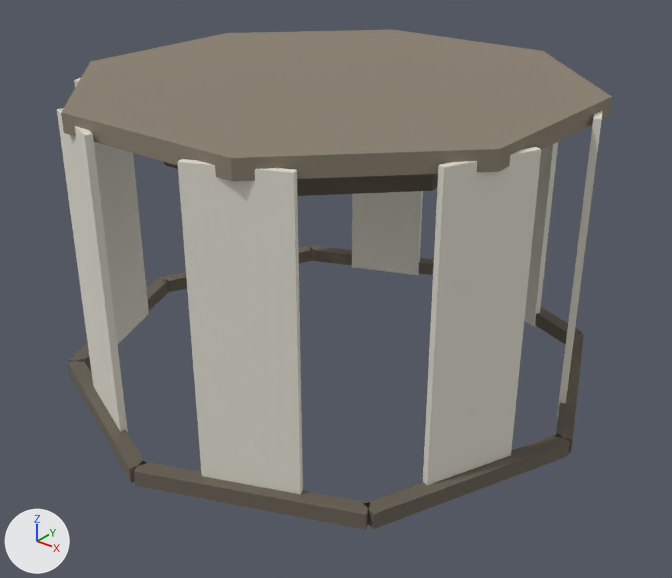
The glTF model src/main/resources/watch/models/cosmetics/walker/moth_veil.glb: old version first, new version second.
Both versions are drawn from a camera (50 mm lens) standing at (0.572, -0.709, 1.775) and looking at (0.02, -0.019, 1.347). The lights are fixed; the arrows at lower left show +X, +Y and +Z. The picture after the commit comes second. Vertices at exactly the same position are counted once.

The older version as bpy lines, for what is in view:
```python
me_moth_veil_head = bpy.data.meshes.new('moth_veil_head')
me_moth_veil_head.from_pydata(...)  # 160 vertices, 248 faces; spans x -0.289..0.289, y -0.289..0.289, z 1.244..1.563
# faces by material slot: [28, 124, 96]
me_moth_veil_head.materials.append(mat_moth_veil_trim)  # brown #8a8070
me_moth_veil_head.materials.append(mat_moth_veil_trim_dark)  # brown #6b6357
me_moth_veil_head.materials.append(mat_moth_veil_main)  # light grey #e4e0d4
ob_moth_veil_head = bpy.data.objects.new('moth_veil_head', me_moth_veil_head)
ob_moth_veil_head.location = (0.0, 0.0, 0.0)
```
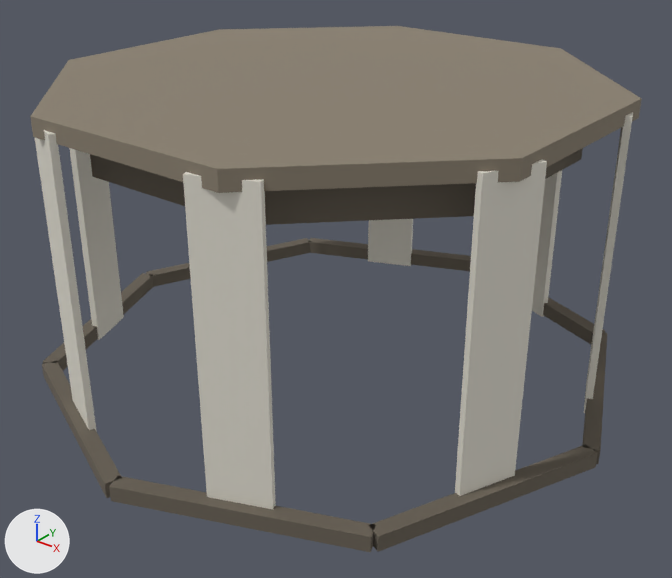
Pixel boxes [x1, y1, x2, y2] of what changed, in the pictures (672 x 578 px; the box of a moved part takes in the faces that stretch with it):
'moth_veil_head', reshaped (10% wider)
    before: [57, 30, 612, 530]
    after: [30, 26, 642, 552]
part 1 of me_moth_veil_head, moved or reshaped
    before: [61, 30, 612, 181]
    after: [30, 26, 642, 193]
part 2 of me_moth_veil_head, moved or reshaped
    before: [164, 162, 438, 196]
    after: [90, 148, 583, 225]
part 3 of me_moth_veil_head, moved or reshaped
    before: [535, 307, 582, 345]
    after: [543, 297, 605, 344]
part 4 of me_moth_veil_head, moved or reshaped
    before: [556, 333, 584, 453]
    after: [582, 332, 607, 464]
part 5 of me_moth_veil_head, moved or reshaped
    before: [364, 434, 570, 529]
    after: [369, 444, 598, 552]
part 6 of me_moth_veil_head, moved or reshaped
    before: [134, 461, 371, 530]
    after: [109, 476, 375, 552]
part 7 of me_moth_veil_head, moved or reshaped
    before: [68, 360, 145, 483]
    after: [42, 361, 121, 498]
part 8 of me_moth_veil_head, moved or reshaped
    before: [69, 279, 168, 369]
    after: [43, 273, 153, 371]
part 9 of me_moth_veil_head, moved or reshaped
    before: [160, 246, 313, 293]
    after: [146, 238, 310, 287]
part 10 of me_moth_veil_head, moved or reshaped
    before: [311, 246, 434, 275]
    after: [308, 238, 471, 271]
part 11 of me_moth_veil_head, moved or reshaped
    before: [57, 78, 603, 494]
    after: [35, 112, 633, 509]

The change, as a diff of the scene's bpy script:
```diff
--- a/src/main/resources/watch/models/cosmetics/walker/moth_veil.glb.py
+++ b/src/main/resources/watch/models/cosmetics/walker/moth_veil.glb.py
@@ me_moth_veil_head @@
 # used by ob_moth_veil_head; location = (0.0, 0.0, 0.0)
-me_moth_veil_head.from_pydata(...)  # 160 vertices, 248 faces; spans x -0.289..0.289, y -0.289..0.289, z 1.244..1.563
+me_moth_veil_head.from_pydata(...)  # 160 vertices, 248 faces; spans x -0.317..0.317, y -0.317..0.317, z 1.244..1.563
+# me_moth_veil_head part 1: the loose piece of 16 vertices spanning x -0.244..0.244, y -0.244..0.244, z 1.545..1.563 is scaled about its middle by (1.1, 1.1, 1)
+# me_moth_veil_head part 2: the loose piece of 16 vertices spanning x -0.163..0.163, y -0.163..0.163, z 1.502..1.554 is scaled about its middle by (1.38, 1.38, 1)
+# me_moth_veil_head part 3: the loose piece of 8 vertices spanning x -0.003..0.202, y 0.192..0.289, z 1.246..1.262 is scaled about the mesh origin by (1.1, 1.1, 1)
+# me_moth_veil_head part 4: the loose piece of 8 vertices spanning x 0.192..0.289, y -0.003..0.202, z 1.246..1.262 is scaled about the mesh origin by (1.1, 1.1, 1)
+# me_moth_veil_head part 5: the loose piece of 8 vertices spanning x 0.192..0.289, y -0.202..0.003, z 1.246..1.262 is scaled about the mesh origin by (1.1, 1.1, 1)
+# me_moth_veil_head part 6: the loose piece of 8 vertices spanning x -0.003..0.202, y -0.289..-0.192, z 1.246..1.262 is scaled about the mesh origin by (1.1, 1.1, 1)
+# me_moth_veil_head part 7: the loose piece of 8 vertices spanning x -0.202..0.003, y -0.289..-0.192, z 1.246..1.262 is scaled about the mesh origin by (1.1, 1.1, 1)
+# me_moth_veil_head part 8: the loose piece of 8 vertices spanning x -0.289..-0.192, y -0.202..0.003, z 1.246..1.262 is scaled about the mesh origin by (1.1, 1.1, 1)
+# me_moth_veil_head part 9: the loose piece of 8 vertices spanning x -0.289..-0.192, y -0.003..0.202, z 1.246..1.262 is scaled about the mesh origin by (1.1, 1.1, 1)
+# me_moth_veil_head part 10: the loose piece of 8 vertices spanning x -0.202..0.003, y 0.192..0.289, z 1.246..1.262 is scaled about the mesh origin by (1.1, 1.1, 1)
+# me_moth_veil_head part 11: 64 of 160 vertices moved; they spanned x -0.256..0.256, y -0.256..0.256, z 1.244..1.554 and now span x -0.273..0.273, y -0.273..0.273, z 1.244..1.554; mean shift (0.0, 0.0, 0.0); largest move (0.141, -0.22, 1.244) -> (0.136, -0.25, 1.244)
 me_moth_veil_head.materials.append(mat_moth_veil_trim)
```
